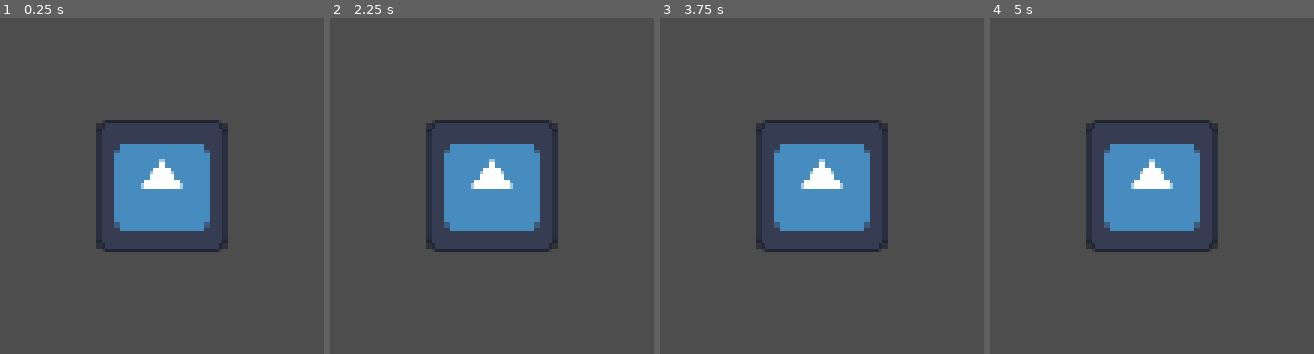
Above: before the commit, frames 1-4 (left to right).
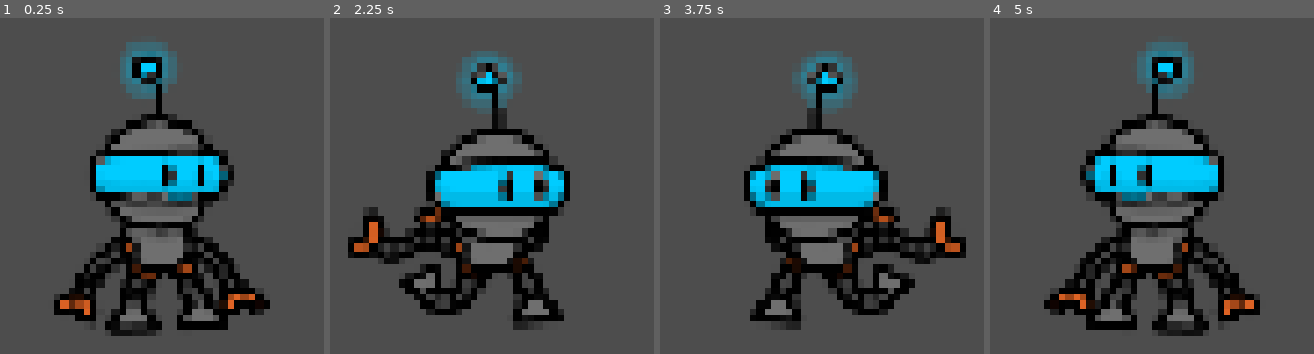
Above: after the commit, the same moments.

Repository: jsaur92/edamame
Game: Godot game, scene res://scenes/game/player.tscn
The game is run twice, just before and just after one commit, with the same random seed, the same clock (stepped at 60 frames per second) and the same inputs. This scene is started directly instead of the project's main scene. The engine's default icon, where the game draws it, is replaced by a stand-in: a white triangle on a blue panel in a dark square.
Inputs (mouse positions are in pixels of both pictures, inside the frame that each line leads up to):
- Up to frame 1 (0.25 s): no input
- Up to frame 2 (2.25 s): tap Enter at 0.5 s; move the mouse to (outside the picture) at 0.52 s; hold D (right) 0.53-1.25 s; click (outside the picture) at 0.6 s; drag from (outside the picture) to (outside the picture) at 1.27 s; tap Space (interact) at 2, 2.1 s; move the mouse to (outside the picture) at 2.02 s; hold D (right) from 2.03 s (still down)
- Up to frame 3 (3.75 s): click (outside the picture) at 2.3 s; release D (right) at 2.75 s; drag from (outside the picture) to (outside the picture) at 2.77 s; tap Enter at 3.5 s; move the mouse to (outside the picture) at 3.52 s; hold A (left) from 3.53 s (still down); click (outside the picture) at 3.6 s
- Up to frame 4 (5 s): tap I (inventory) at 4.15 s; release A (left) at 4.25 s; drag from (outside the picture) to (outside the picture) at 4.27 s

The runs differ from the first frame. In frame 1, 26% of the frame differs, in the area x 16-84%, y 7-95%; in frame 2, 24%; in frame 3, 24%; in frame 4, 26%.
Error before the commit: Invalid access to property or key 'interact_manager' on a base object of type 'Nil'. (res://scripts/nodes/player.gd:17)
Error after the commit: Invalid access to property or key 'interact_manager' on a base object of type 'Nil'. (res://scripts/nodes/player.gd:18)

Commit message:
add player character

Diff:
--- /dev/null
+++ b/assets/shaders/player.gdshader
@@ -0,0 +1,18 @@
+shader_type canvas_item;
+
+// white benchmark. colors that have all of these values or higher are considered white.
+uniform vec3 wb = vec3(0.439, 0.439, 0.439);
+uniform vec4 my_color;
+
+void fragment() {
+	vec4 color = texture(TEXTURE, UV);
+	if (color.r > wb.r && color.g > wb.g && color.b > wb.b) {
+		color *= my_color;
+	}
+	COLOR = vec4(color.r, color.g, color.b, COLOR.a);
+}
+
+//void light() {
+//	// Called for every pixel for every light affecting the CanvasItem.
+//	// Uncomment to replace the default light processing function with this one.
+//}
--- a/project.godot
+++ b/project.godot
@@ -15,10 +15,15 @@
 config/features=PackedStringArray("4.6", "GL Compatibility")
 run/stretch/aspect="keep"
 
+[autoload]
+
+ConstScenes="*uid://c5fqshf4jfa0q"
+
 [display]
 
+window/size/viewport_width=1920
+window/size/viewport_height=1080
 window/stretch/mode="canvas_items"
-window/stretch/aspect="expand"
 
 [input]
 
--- /dev/null
+++ b/scenes/editor/dragable_container.tscn
@@ -0,0 +1,81 @@
+[gd_scene format=3 uid="uid://dm5jomvsm5vek"]
+
+[sub_resource type="GDScript" id="GDScript_rk2vl"]
+script/source = "class_name DragableContainer
+extends Control
+
+var contained : GameObject
+var held : bool = false
+var time_last_clicked : int = 0
+var shadow : Sprite2D
+signal clicked
+signal dropped
+## emit when a value of the attached GameObject is changed (i.e. when its
+## position is changed by dragging it).
+signal changed
+
+static func setup(child:GameObject) -> DragableContainer:
+	var container : DragableContainer = ConstScenes.DRAGABLE_CONTAINER.instantiate()
+	container.contained = child
+	container.update()
+
+	# makes the shadow for picking up. this is kind of superfluous and not coded great
+	# but it is fun.
+	var s = child.sprite.duplicate()
+	s.z_index -= 1
+	s.modulate = 0x0000007f
+	s.scale /= child.object_data.image_scale
+	s.position += Vector2(7,7) / child.object_data.image_scale
+	s.visible = false
+	child.sprite.add_child(s)
+	container.shadow = s
+
+	return container
+
+
+func update() -> void:
+	contained.update()
+	size = contained.object_data.get_scaled_image().get_size()
+	position = contained.position - size/2
+
+
+func _process(delta: float) -> void:
+	shadow.visible = held
+	if held:
+		contained.rotation = sin(get_time_since_clicked() * 10.) * 0.5
+		contained.global_position = global_position + size/2
+	else:
+		global_position = contained.global_position - size/2
+		contained.rotation_degrees = 0
+
+
+func _on_gui_input(event: InputEvent) -> void:
+	if event is InputEventMouseButton:
+		held = Input.is_action_just_pressed(\"click\")
+		if held:
+			clicked.emit(self)
+			time_last_clicked = Time.get_ticks_msec()
+		else:
+			dropped.emit(self)
+	elif event is InputEventMouseMotion:
+		if held:
+			position += event.relative
+			contained.get_instance_data().set_position(contained.position)
+			changed.emit(self)
+
+
+func get_time_since_clicked() -> float:
+	return (Time.get_ticks_msec()-time_last_clicked) / 1000.
+
+
+func get_object_instance() -> ObjectInstanceData:
+	return contained.get_instance_data()
+"
+
+[node name="DragableContainer" type="Control" unique_id=101992152]
+layout_mode = 3
+anchors_preset = 0
+script = SubResource("GDScript_rk2vl")
+
+[connection signal="gui_input" from="." to="." method="_on_gui_input"]
+[connection signal="mouse_entered" from="." to="." method="_on_mouse_entered"]
--- a/scenes/editor/editor.tscn
+++ b/scenes/editor/editor.tscn
@@ -66,7 +66,6 @@
 
 [node name="EnvironmentGraphContainer" type="GraphEdit" parent="HSplitContainer/LeftSide/VSplitContainer" unique_id=868302950 node_paths=PackedStringArray("top_left", "bottom_right", "tile_edit", "edit_tiles_button")]
 layout_mode = 2
-scroll_offset = Vector2(-11, 0)
 snapping_distance = 64
 minimap_size = Vector2(180, 120)
 show_zoom_label = true
@@ -106,16 +105,14 @@
 [node name="top-left" type="GraphNode" parent="HSplitContainer/LeftSide/VSplitContainer/EnvironmentGraphContainer" unique_id=1655155889]
 visible = false
 layout_mode = 0
-offset_left = 11.0
-offset_right = 20.0
+offset_right = 9.0
 offset_bottom = 55.0
 mouse_filter = 1
 
 [node name="top-right" type="GraphNode" parent="HSplitContainer/LeftSide/VSplitContainer/EnvironmentGraphContainer" unique_id=2016604311]
 visible = false
 layout_mode = 0
-offset_left = 11.0
-offset_right = 20.0
+offset_right = 9.0
 offset_bottom = 55.0
 mouse_filter = 1
 
--- a/scenes/game/player.tscn
+++ b/scenes/game/player.tscn
@@ -1,24 +1,58 @@
 [gd_scene format=3 uid="uid://dxlyubokb3s33"]
 
 [ext_resource type="Script" uid="uid://tbtpbibuugqv" path="res://scripts/nodes/player.gd" id="1_t5cse"]
-[ext_resource type="Texture2D" uid="uid://cmm2dkhfw2lgh" path="res://icon.svg" id="2_bkoau"]
+[ext_resource type="Texture2D" uid="uid://bnj8nnd0jk3xj" path="res://assets/textures/player/player_idle.png" id="2_u3rb4"]
+[ext_resource type="Shader" uid="uid://qmrvi0rexcsx" path="res://assets/shaders/player.gdshader" id="2_wwvfn"]
+[ext_resource type="Texture2D" uid="uid://dk8w247f7hivj" path="res://assets/textures/player/player_walk_1.png" id="3_68xwl"]
 [ext_resource type="Script" uid="uid://bap4l6ce5bamg" path="res://scripts/nodes/inventory.gd" id="3_u3rb4"]
+[ext_resource type="Texture2D" uid="uid://cw5r1b6ceoxv0" path="res://assets/textures/player/player_walk_2.png" id="4_wwvfn"]
+
+[sub_resource type="ShaderMaterial" id="ShaderMaterial_t8yk2"]
+shader = ExtResource("2_wwvfn")
+shader_parameter/wb = Vector3(0.439, 0.439, 0.439)
+shader_parameter/my_color = Vector4(0, 0.8, 1, 0)
+
+[sub_resource type="SpriteFrames" id="SpriteFrames_nybob"]
+animations = [{
+"frames": [{
+"duration": 1.0,
+"texture": ExtResource("2_u3rb4")
+}],
+"loop": true,
+"name": &"default",
+"speed": 5.0
+}, {
+"frames": [{
+"duration": 1.0,
+"texture": ExtResource("3_68xwl")
+}, {
+"duration": 1.0,
+"texture": ExtResource("4_wwvfn")
+}],
+"loop": true,
+"name": &"walk",
+"speed": 5.0
+}]
 
 [sub_resource type="RectangleShape2D" id="RectangleShape2D_dd427"]
-size = Vector2(64, 64)
+size = Vector2(117, 59)
 
-[node name="Player" type="CharacterBody2D" unique_id=1451278525 node_paths=PackedStringArray("inventory", "camera")]
+[node name="Player" type="CharacterBody2D" unique_id=1451278525 node_paths=PackedStringArray("inventory", "camera", "sprite")]
 z_index = 10
 script = ExtResource("1_t5cse")
 inventory = NodePath("Inventory")
 camera = NodePath("Camera2D")
+sprite = NodePath("Sprite2D")
+
+[node name="Sprite2D" type="AnimatedSprite2D" parent="." unique_id=437802724]
+material = SubResource("ShaderMaterial_t8yk2")
+sprite_frames = SubResource("SpriteFrames_nybob")
+frame_progress = 0.10457931
 
 [node name="CollisionShape2D" type="CollisionShape2D" parent="." unique_id=1409712359]
+visible = false
+position = Vector2(0.5, 88.5)
 shape = SubResource("RectangleShape2D_dd427")
-
-[node name="Sprite2D" type="Sprite2D" parent="." unique_id=2038675516]
-scale = Vector2(0.5, 0.5)
-texture = ExtResource("2_bkoau")
 
 [node name="Camera2D" type="Camera2D" parent="." unique_id=1434650605]
 
--- a/scripts/nodes/player.gd
+++ b/scripts/nodes/player.gd
@@ -4,7 +4,8 @@
 
 @export var inventory : Inventory
 @export var camera : Camera2D
-const SPEED = 300.0
+@export var sprite : AnimatedSprite2D
+const SPEED = 600.0
 var direction : Vector2
 signal open_inventory
 const _SELF_SCENE = preload("uid://dxlyubokb3s33")
@@ -22,6 +23,8 @@
 	if Input.is_action_just_pressed("inventory"):
 		open_inventory.emit(inventory)
 
+	update_sprite()
+
 
 func _physics_process(delta: float) -> void:
 	direction = Input.get_vector("left", "right", "up", "down")
@@ -32,3 +35,15 @@
 		velocity.y = move_toward(velocity.y, 0, SPEED)
 
 	move_and_slide()
+
+
+func update_sprite() -> void:
+	if velocity.length() > 0:
+		sprite.play("walk")
+	else:
+		sprite.play("default")
+
+	if velocity.x > 0:
+		sprite.flip_h = false
+	elif velocity.x < 0:
+		sprite.flip_h = true
Not shown, added: assets/shaders/player.gdshader.uid
Binary file added: assets/textures/player/player_idle.png
Not shown, added: assets/textures/player/player_idle.png.import
Binary file added: assets/textures/player/player_walk_1.png
Not shown, added: assets/textures/player/player_walk_1.png.import
Binary file added: assets/textures/player/player_walk_2.png
Not shown, added: assets/textures/player/player_walk_2.png.import
